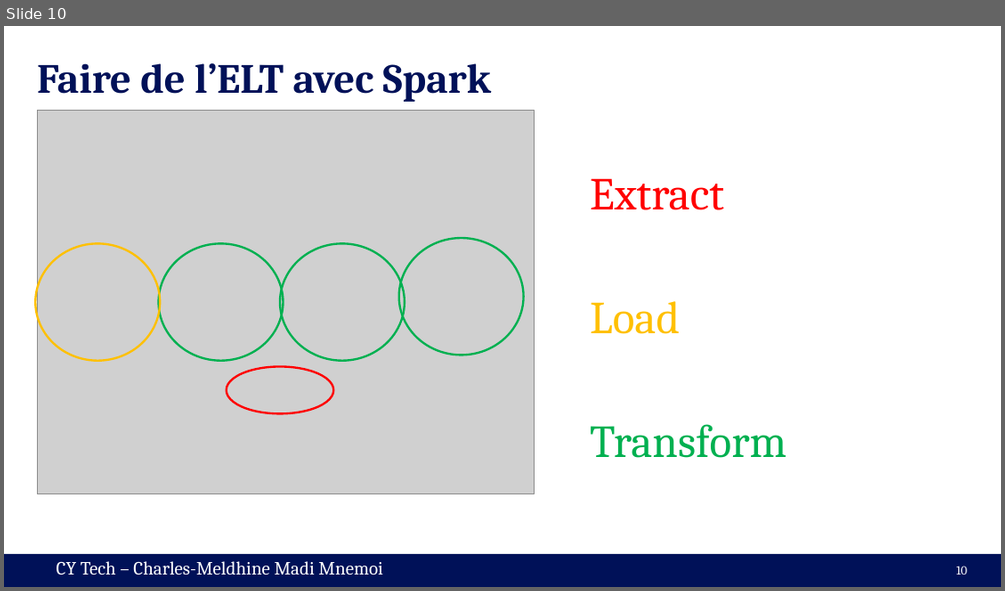
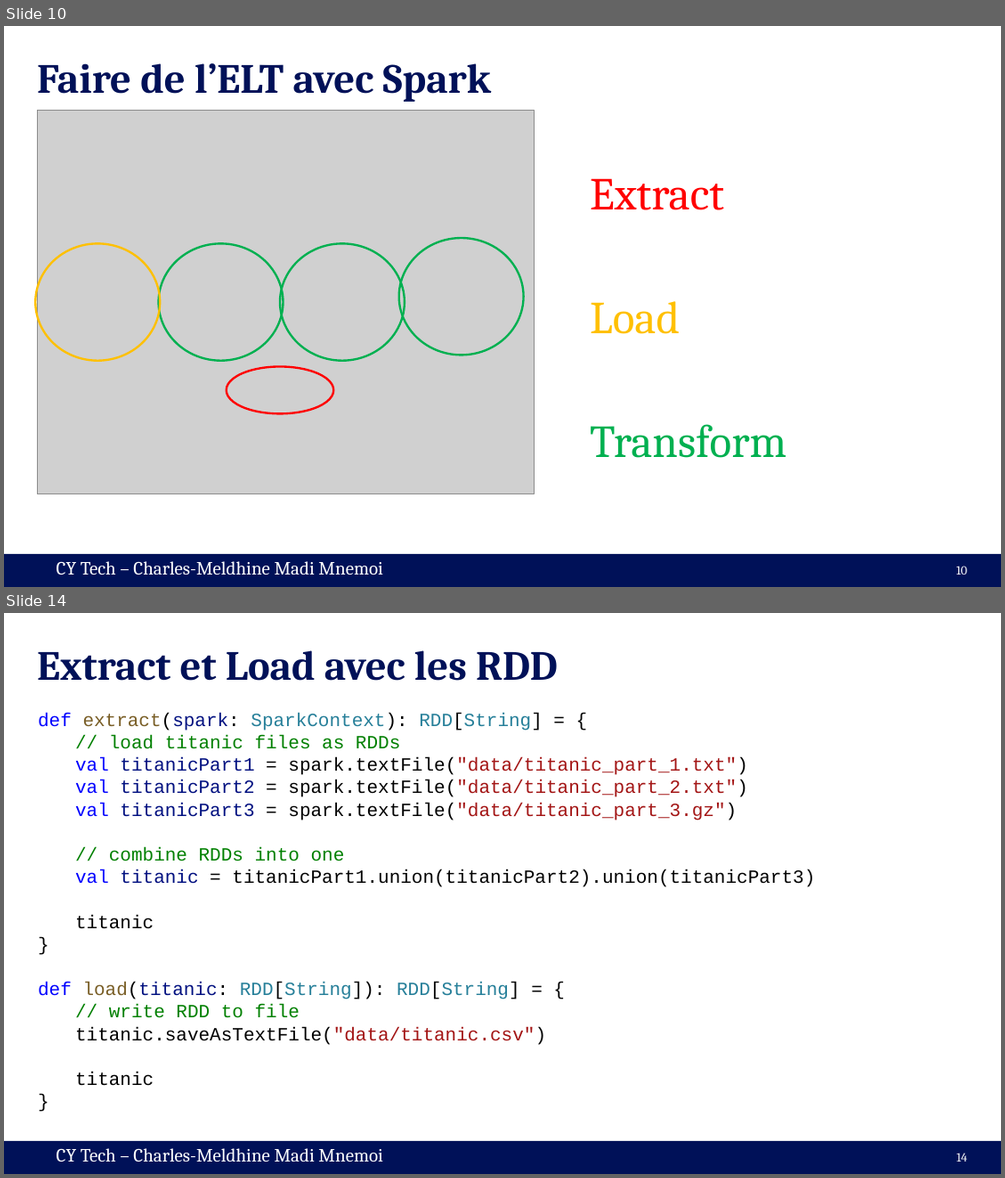
Before and after one commit to cmnemoi/cytech_sparks, a slide deck: presentation.pptx. Shown one above the other, each under a label of ours: slide 10 before the commit, slides 10 and 14 after it; the slides between them are not shown. The pictures are 1005x591 and 1005x1178 pixels, drawn with LibreOffice and Linux fonts; fonts in the diff are those of the drawing; grey boxes stand for pictures. Boxes give left, top, right and bottom in pixels: in the first picture for what was removed or moved away, otherwise in the second. Text is boxed around its words. In the diff, an @@ line names an element or a change of style, - is before the commit and + after.

Commit message:
Update presentation with slide on extract and load part

```diff
--- a/presentation.pptx
+++ b/presentation.pptx
@@ slide 14 added at (4,613,1001,1174), background #FFFFFF; not listed: 2 template elements that a slide beside it also shows @@
@@ title added at (37,650,558,681), 40 pt, text #001158, bold @@
+Extract et Load avec les RDD
@@ text added at (38,713,815,1086), 18 pt, text #000000 @@
+def extract(spark: SparkContext): RDD[String] = {
+  // load titanic files as RDDs
+  val titanicPart1 = spark.textFile("data/titanic_part_1.txt")
+  val titanicPart2 = spark.textFile("data/titanic_part_2.txt")
+  val titanicPart3 = spark.textFile("data/titanic_part_3.gz")
+  // combine RDDs into one
+  val titanic = titanicPart1.union(titanicPart2).union(titanicPart3)
+  titanic
+}
+def load(titanic: RDD[String]): RDD[String] = {
+  // write RDD to file
+  titanic.saveAsTextFile("data/titanic.csv")
+  titanic
+}
@@ page number added at (956,1152,967,1161), 12 pt, text #FFFFFF @@
+14
```
Also in this commit, not shown: 3 other slides added.
